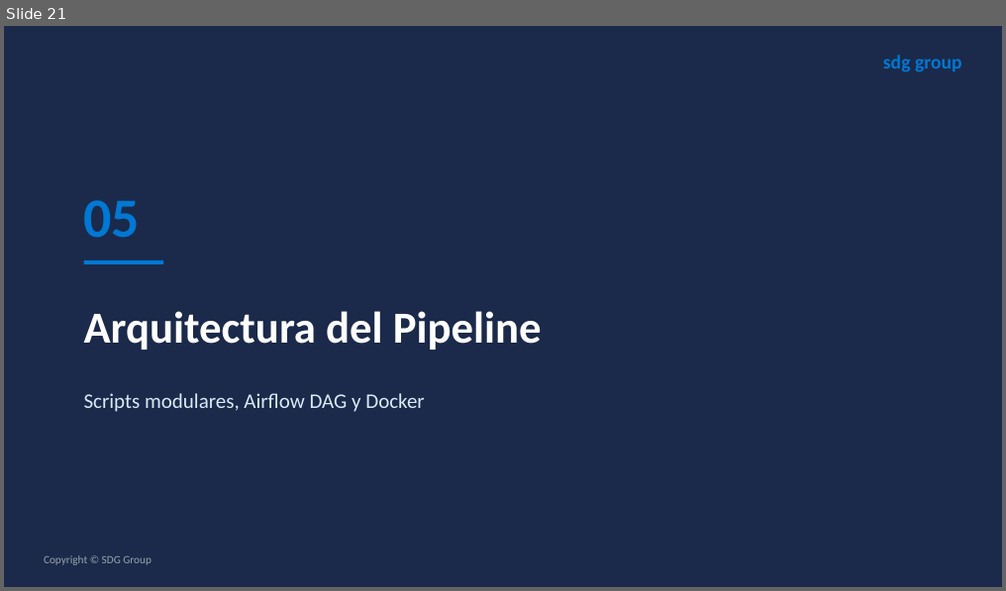
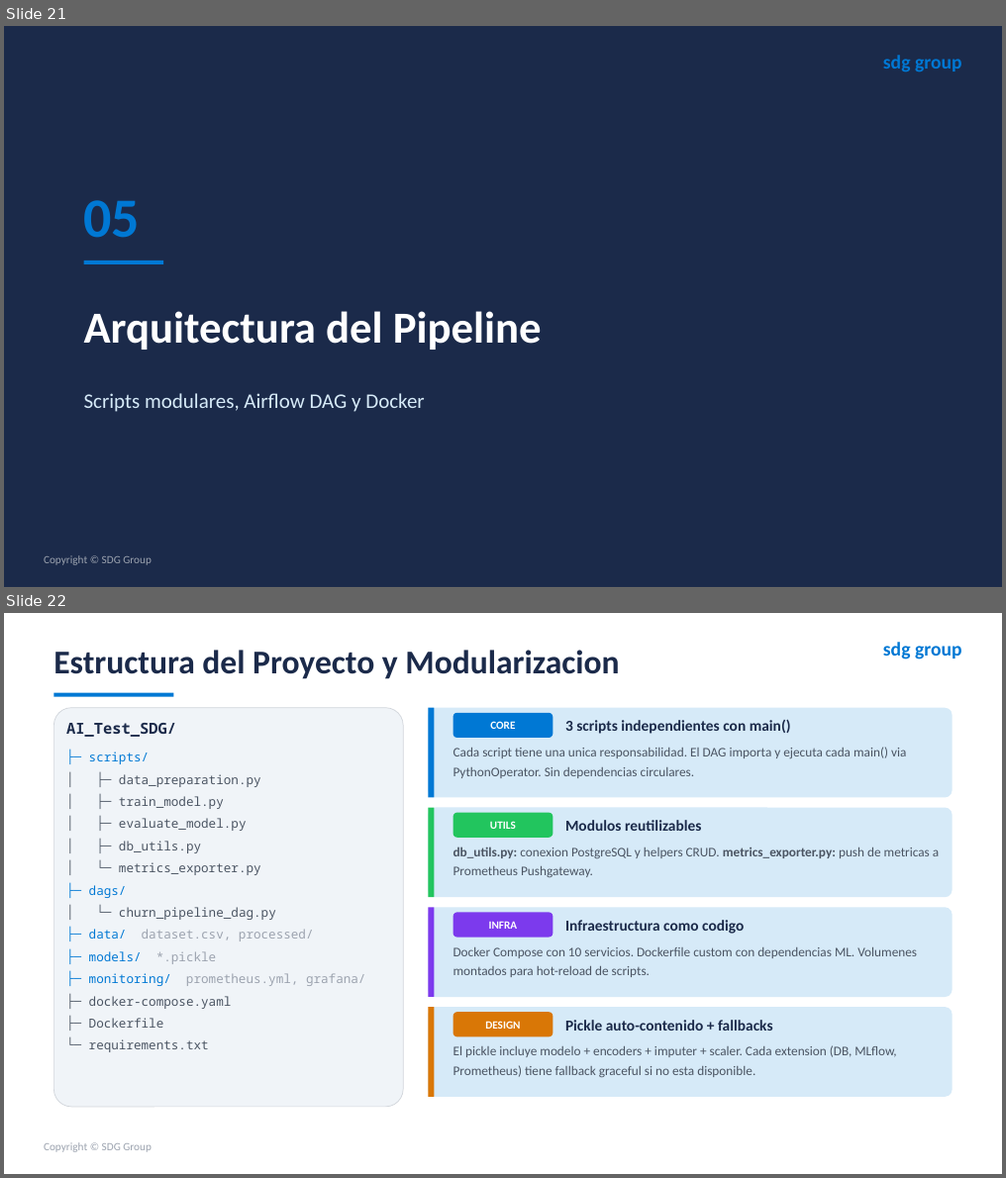
Before and after one commit to TomasUrban0/AI_Test_SDG, a slide deck: Presentacion_Churn_SDG.pptx. Shown one above the other, each under a label of ours: slide 21 before the commit, slides 21 and 22 after it. The pictures are 1006x591 and 1006x1178 pixels, drawn with LibreOffice and Linux fonts; fonts in the diff are those of the drawing. Boxes give left, top, right and bottom in pixels: in the first picture for what was removed or moved away, otherwise in the second. Text is boxed around its words. In the diff, an @@ line names an element or a change of style, - is before the commit and + after.

```diff
--- a/Presentacion_Churn_SDG.pptx
+++ b/Presentacion_Churn_SDG.pptx
@@ slide 22 added at bbox=[4, 613, 1002, 1174], background #FFFFFF @@
@@ text added at bbox=[883, 642, 962, 660], 14 pt, text #0078D4, bold @@
+sdg group
@@ text added at bbox=[54, 650, 619, 679], 24 pt, text #1B2A4A, bold @@
+Estructura del Proyecto y Modularizacion
@@ rectangle added at bbox=[54, 693, 173, 697], fill #0078D4 @@
@@ rounded rectangle added at bbox=[54, 708, 403, 1107], fill #F0F4F8, outline #D1D5DB 0.5 pt @@
@@ text added at bbox=[66, 723, 176, 737], 11 pt, text #1B2A4A, bold @@
+AI_Test_SDG/
@@ rounded rectangle added at bbox=[428, 708, 952, 797], fill #D6EAF8 @@
@@ rectangle added at bbox=[428, 708, 434, 797], fill #0078D4 @@
@@ rounded rectangle added at bbox=[453, 713, 552, 738], fill #0078D4 @@
@@ text added at bbox=[490, 721, 515, 729], 8 pt, text #FFFFFF, bold @@
+CORE
@@ text added at bbox=[565, 720, 791, 734], 11 pt, text #1B2A4A, bold @@
+3 scripts independientes con main()
@@ text added at bbox=[89, 752, 366, 1053], 9 pt, text #4B5563 @@
+├─ scripts/
+│ ├─ data_preparation.py
+│ ├─ train_model.py
+│ ├─ evaluate_model.py
+│ ├─ db_utils.py
+│ └─ metrics_exporter.py
+├─ dags/
+│ └─ churn_pipeline_dag.py
+├─ data/ dataset.csv, processed/
+├─ models/ *.pickle
+├─ monitoring/ prometheus.yml, grafana/
+├─ docker-compose.yaml
+├─ Dockerfile
+└─ requirements.txt
@@ text added at bbox=[453, 747, 906, 778], 9.5 pt, text #4B5563 @@
+Cada script tiene una unica responsabilidad. El DAG importa y ejecuta cada main() via PythonOperator. Sin dependencias circulares.
@@ rounded rectangle added at bbox=[428, 808, 952, 897], fill #D6EAF8 @@
@@ rectangle added at bbox=[428, 808, 434, 897], fill #22C55E @@
@@ rounded rectangle added at bbox=[453, 813, 552, 838], fill #22C55E @@
@@ text added at bbox=[565, 820, 701, 831], 11 pt, text #1B2A4A, bold @@
+Modulos reutilizables
@@ text added at bbox=[453, 847, 939, 877], 9.5 pt, text #4B5563 @@
+db_utils.py: conexion PostgreSQL y helpers CRUD. metrics_exporter.py: push de metricas a Prometheus Pushgateway.
@@ text added at bbox=[490, 821, 516, 829], 8 pt, text #FFFFFF, bold @@
+UTILS
@@ rounded rectangle added at bbox=[428, 907, 952, 997], fill #D6EAF8 @@
@@ rectangle added at bbox=[428, 907, 434, 997], fill #7C3AED @@
@@ rounded rectangle added at bbox=[453, 912, 552, 938], fill #7C3AED @@
@@ text added at bbox=[489, 921, 518, 929], 8 pt, text #FFFFFF, bold @@
+INFRA
@@ text added at bbox=[565, 920, 744, 934], 11 pt, text #1B2A4A, bold @@
+Infraestructura como codigo
@@ text added at bbox=[453, 948, 917, 977], 9.5 pt, text #4B5563 @@
+Docker Compose con 10 servicios. Dockerfile custom con dependencias ML. Volumenes montados para hot-reload de scripts.
@@ rounded rectangle added at bbox=[428, 1007, 952, 1097], fill #D6EAF8 @@
@@ rectangle added at bbox=[428, 1007, 434, 1097], fill #D97706 @@
@@ rounded rectangle added at bbox=[453, 1012, 552, 1037], fill #D97706 @@
@@ text added at bbox=[485, 1021, 520, 1029], 8 pt, text #FFFFFF, bold @@
+DESIGN
@@ text added at bbox=[565, 1020, 773, 1031], 11 pt, text #1B2A4A, bold @@
+Pickle auto-contenido + fallbacks
@@ text added at bbox=[453, 1046, 896, 1077], 9.5 pt, text #4B5563 @@
+El pickle incluye modelo + encoders + imputer + scaler. Cada extension (DB, MLflow, Prometheus) tiene fallback graceful si no esta disponible.
@@ text added at bbox=[44, 1143, 152, 1153], 8 pt, text #9CA3AF @@
+Copyright © SDG Group
```
Also in this commit, not shown: 1 other file.
